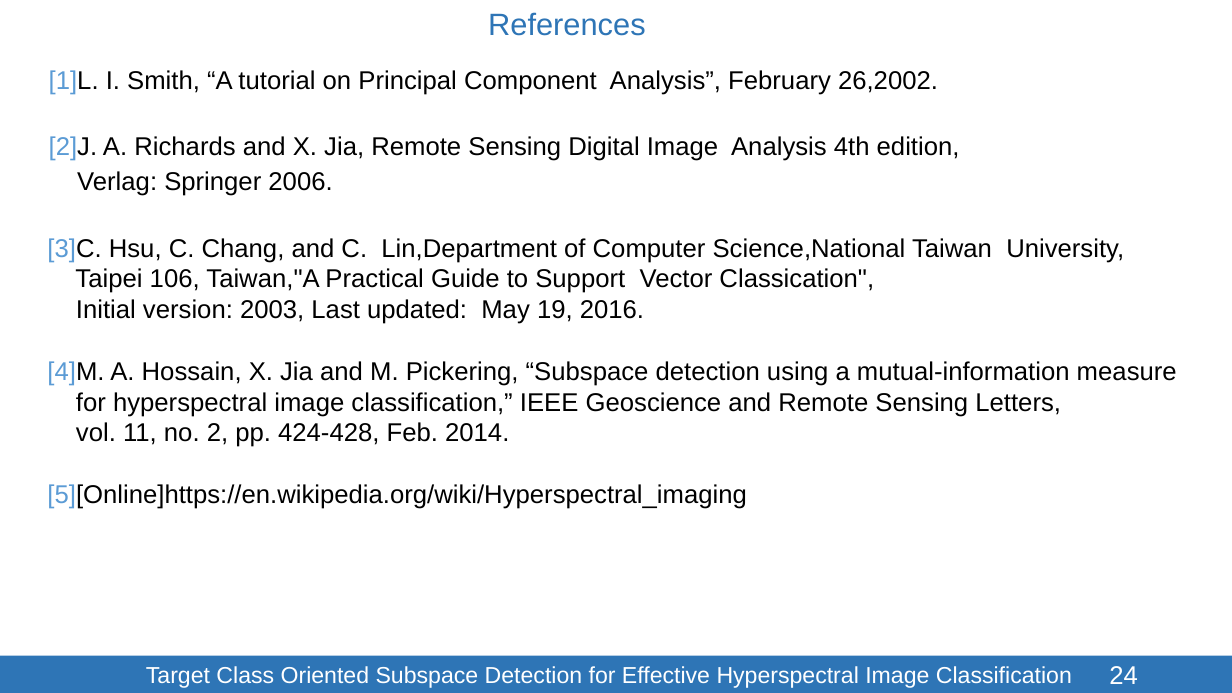
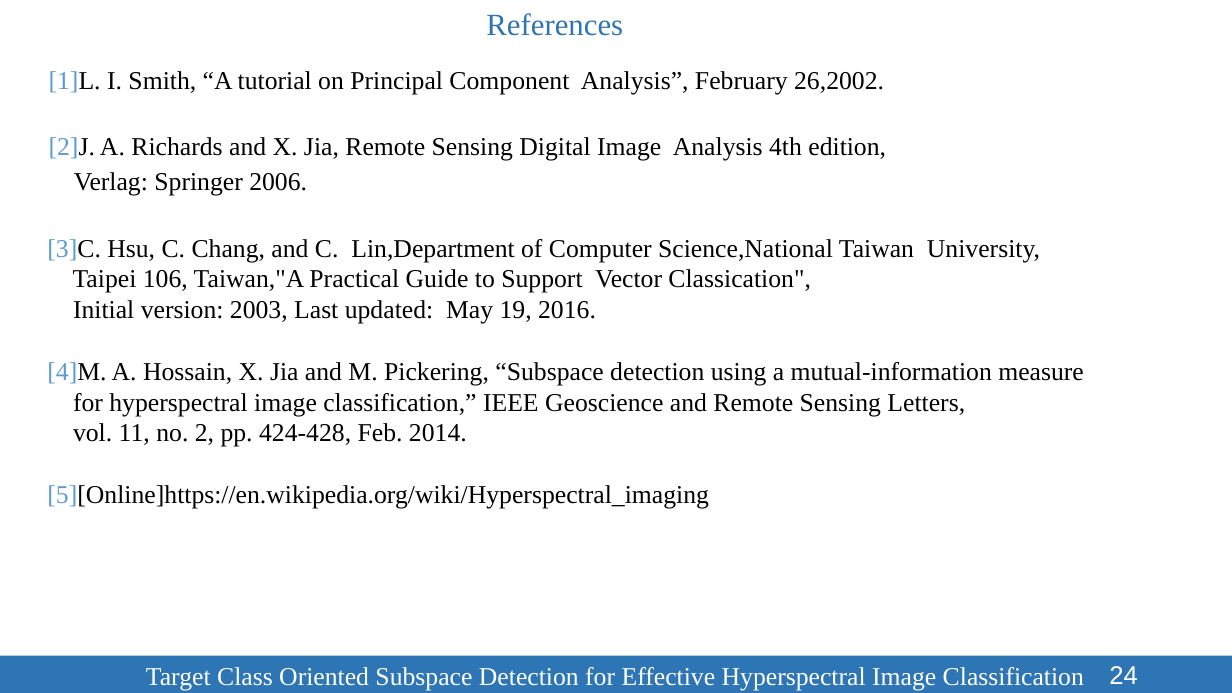
Before and after one commit to SleepyBrain/Remote-Sensing, a slide deck: slide 24 of Presentation/TCOSD-123086.pptx. Drawn at 1232x693 pixels with LibreOffice and Linux fonts; fonts in the diff are those of the drawing. Boxes give left, top, right and bottom in pixels: in the first picture for what was removed or moved away, otherwise in the second. Text is boxed around its words. In the diff, an @@ line names an element or a change of style, - is before the commit and + after.

```diff
--- a/Presentation/TCOSD-123086.pptx
+++ b/Presentation/TCOSD-123086.pptx
@@ text "References" at <box>486,13,623,36</box>: font Arial to Times New Roman @@
@@ text "[1]L. I. Smith, “A tutorial ..." at <box>47,71,1084,509</box>: font Arial to Times New Roman @@
@@ rectangle "Target Class Oriented Subspace Detection ..." at <box>0,656,1232,693</box>: size 18 to 20 pt, font Arial to Times New Roman @@
```
Also in this commit, not shown: 9 other slides changed, 8 other files.
